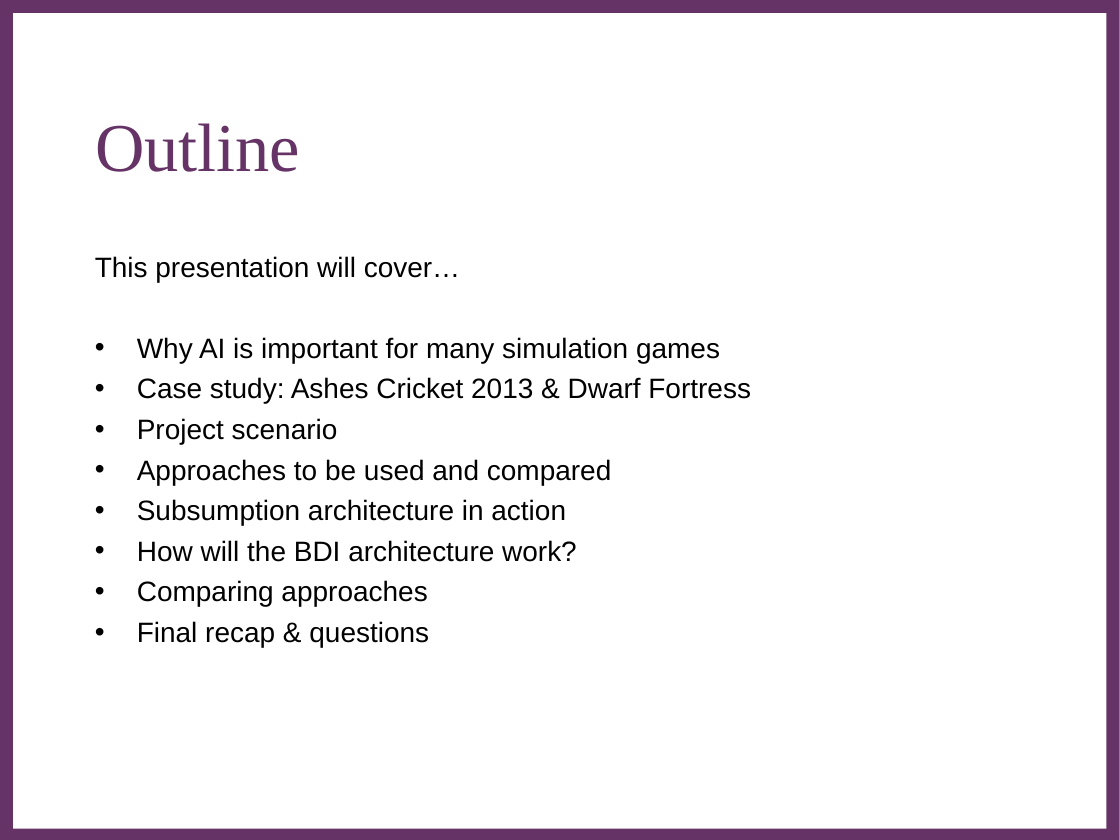
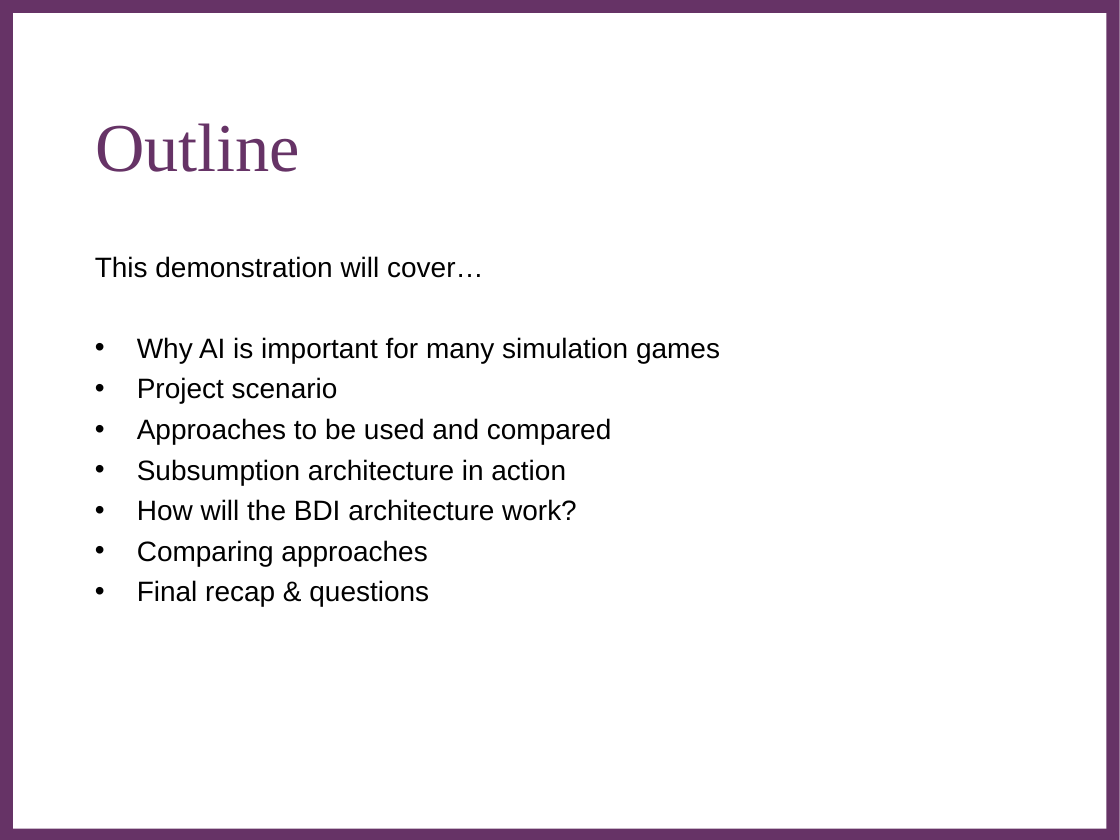
Before and after one commit to Metapyziks/Zombles, a slide deck: slide 2 of Documents/Presentation/zombles.ppt. Drawn at 1120x840 pixels with LibreOffice and Linux fonts; fonts in the diff are those of the drawing; background and template pictures are left out. Boxes give left, top, right and bottom in pixels: in the first picture for what was removed or moved away, otherwise in the second. Text is boxed around its words. In the diff, an @@ line names an element or a change of style, - is before the commit and + after.

```diff
--- a/Documents/Presentation/zombles.ppt
+++ b/Documents/Presentation/zombles.ppt
@@ text at bbox=[95, 256, 483, 278]: text changed @@
-This presentation will cover…
+This demonstration will cover…
@@ text at bbox=[137, 377, 751, 404]: paragraph removed @@
-• Case study: Ashes Cricket 2013 & Dwarf Fortress
```
Also in this commit, not shown: 1 other slide changed, 3 slides removed, 14 other files.
